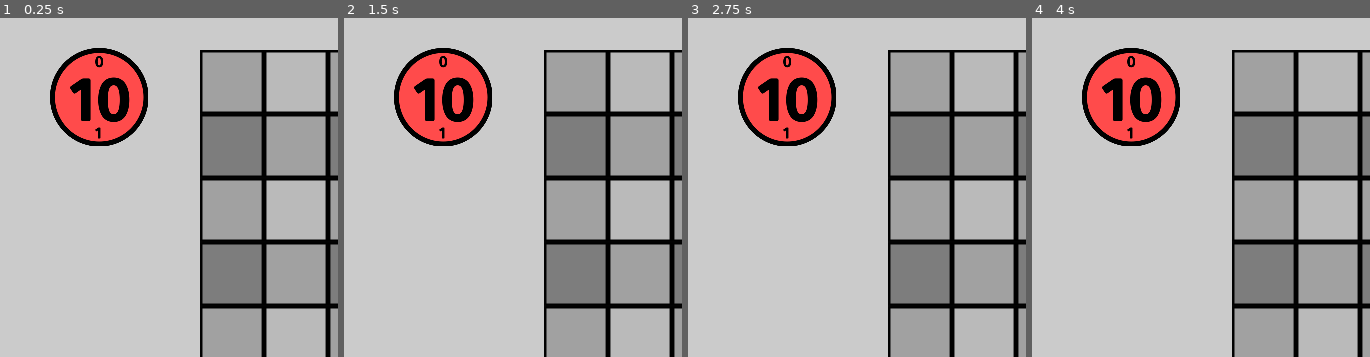
Above: before the commit, frames 1-4 (left to right).
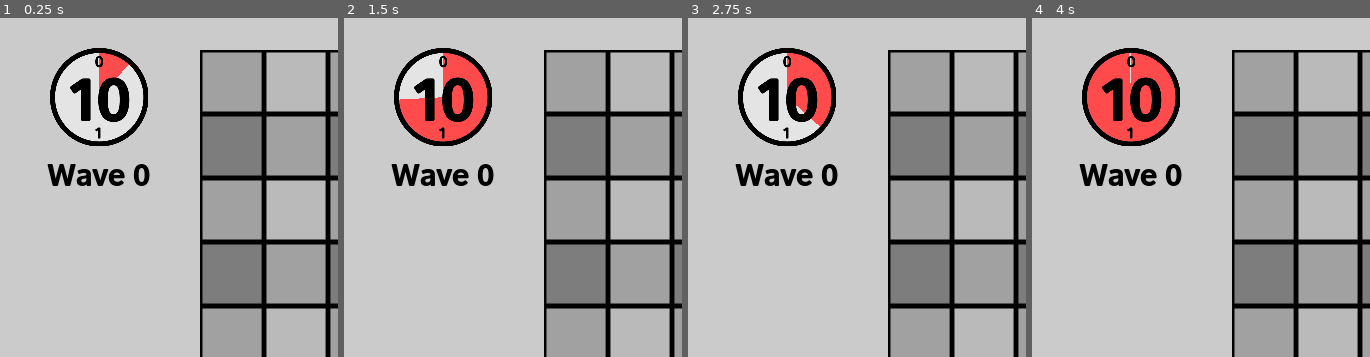
Above: after the commit, the same moments.

Repository: chhurst8/plants-vs-numbers
Game: Godot game, scene res://main.tscn
The game is run twice, just before and just after one commit, with the same random seed, the same clock (stepped at 60 frames per second) and the same inputs.
Inputs (mouse positions are % of the whole screen's width and height, from its top left):
- Up to frame 1 (0.25 s): no input
- Up to frame 2 (1.5 s): click "Upgrade Factory" at 0.5 s; click "Upgrade Factory" at 1.25 s
- Up to frame 3 (2.75 s): click "Upgrade Factory" at 2 s
- Up to frame 4 (4 s): tap Enter at 2.75 s; move the mouse to (77, 48) at 2.77 s; hold Mouse wheel down (ScrollDown) 2.78-3.5 s; click (77, 48) at 2.92 s; drag from (32, 58) to (48, 74) at 3.52 s
The pictures show only the part of the screen within x 0-50%, y 0-50%; the shares and areas given below are measured in that part.

The runs differ from the first frame. In frame 1, 4.8% of the frame differs, in the area x 13-45%, y 10-50%; in frame 2, 2.2%; in frame 3, 3.8%; in frame 4, 1.1%.
Error before the commit: Invalid assignment of property or key 'text' with value of type 'String' on a base object of type 'Nil'. (res://main.gd:250)

Commit message:
manual merge cont

Diff:
--- a/main.tscn
+++ b/main.tscn
@@ -10,7 +10,7 @@
 [ext_resource type="Theme" uid="uid://cdpebhimedkdu" path="res://Visuals/theme.tres" id="5_lquwl"]
 [ext_resource type="Texture2D" uid="uid://c2c4jgs46roy1" path="res://Visuals/combobar_progress.svg" id="7_kek77"]
 
-[node name="Main" type="Node2D" unique_id=1073496573 node_pa …(118 unchanged characters)… _wave_indicator", "hud_score_display", "end_screen", "plant_holder", "projectile …(62 unchanged characters)…
+[node name="Main" type="Node2D" unique_id=1073496573 node_pa …(118 unchanged characters)… _wave_indicator", "hud_score_display", "factory_display", "end_screen", "plant_holder", "projectile …(62 unchanged characters)…
 script = ExtResource("1_0xm2m")
 global_turn_timer = NodePath("GlobalTurnTimer")
 clock_thing = NodePath("HUD/ClockThing")
